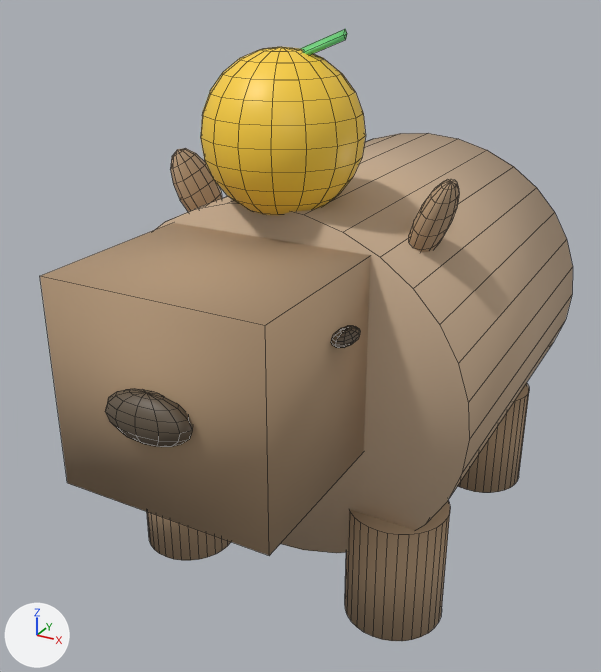
An edit to the Blender file public/models/blender/capybara.blend, drawn before and after from the same camera.
Rendered twice from a camera (50 mm lens) standing at (1.02, -2.17, 1.01) and looking at (-0.03, -0.25, 0.05). Arrows for +X, +Y and +Z are at lower left; the lights stay in place. The older version comes first. Mesh edges are drawn as thin lines.

Objects in the first picture: 'Capybara'.
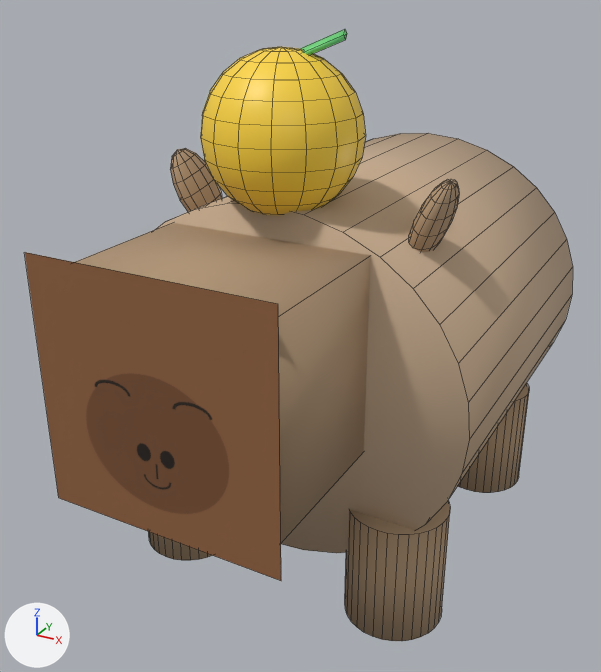
The change, as a diff of the scene's bpy script:
```diff
--- a/public/models/blender/capybara.blend.py
+++ b/public/models/blender/capybara.blend.py
@@ img_capybara_face_png @@
+img_capybara_face_png = load_image('capybara_face.png', '../textures/capybara_face.png', 512, 512, 'sRGB')
@@ mat_yuzucitron @@
+mat_yuzucitron = principled_material('YuzuCitron')
+mat_yuzucitron.base_color = (1.0, 0.68, 0.05)  # yellow #ffd73f
+mat_yuzucitron.roughness = 0.45
@@ mat_capyfacetex @@
+mat_capyfacetex = principled_material('CapyFaceTex')
+mat_capyfacetex.texture = img_capybara_face_png
+mat_capyfacetex.roughness = 0.85
@@ me_cylinder @@
 # used by ob_capybara; location = (0.0, 0.062, 0.0); rotation_euler = (1.571, 0.0, 0.0), in degrees (90, 0, 0); scale = (1.0, 0.9, 1.0)
 # verts and faces of me_cylinder; kept vertices keep their numbers, new ones are numbered from 916
-me_cylinder.from_pydata(...)  # 916 vertices, 822 faces; spans x -0.55..0.55, y -0.72..0.99, z -0.55..1.08
+me_cylinder.from_pydata(...)  # 690 vertices, 567 faces; spans x -0.55..0.55, y -0.72..0.99, z -0.55..1.02
+# me_cylinder part 1: the loose piece of 86 vertices spanning x -0.11..0.11, y 0.1..0.23, z 0.99..1.08 is deleted
+# me_cylinder part 2: the loose piece of 72 vertices spanning x 0.28..0.32, y 0.29..0.33, z 0.66..0.76 is deleted
+# me_cylinder part 3
+verts[916] = (-0.31, -0.18, 1.02)  # pixel (58, 497)
+verts[917] = (0.31, -0.18, 1.02)  # pixel (281, 580)
+verts[918] = (-0.31, 0.51, 1.02)  # pixel (24, 252)
+verts[919] = (0.31, 0.51, 1.02)  # pixel (278, 303)
+faces += [(916, 917, 919, 918)]  # mat_capyfacetex (picture img_capybara_face_png)
+# other edits to the shape of me_cylinder do not show in these pictures
 me_cylinder.materials.append(mat_capyfur)
 me_cylinder.materials.append(mat_capysnout)
-me_cylinder.materials.append(mat_capydark)  # brown #615545
-me_cylinder.materials.append(mat_yuzuorange)  # yellow #ffd33f
 me_cylinder.materials.append(mat_yuzuleaf)
+me_cylinder.materials.append(mat_capyfacetex)  # picture img_capybara_face_png
+me_cylinder.materials.append(mat_yuzucitron)  # yellow #ffd73f
```

Changed parts and their boxes (x1, y1, x2, y2) in the pictures (601 x 672 px):
'Capybara', reshaped
    before: (40, 29, 573, 641)
    after: (25, 29, 573, 641)
part 1 of me_cylinder, deleted (brown)
    before: (105, 389, 192, 447)
part 2 of me_cylinder, deleted
    before: (331, 326, 360, 348)
part 3 of me_cylinder, added (brown)
    after: (25, 252, 281, 581)
